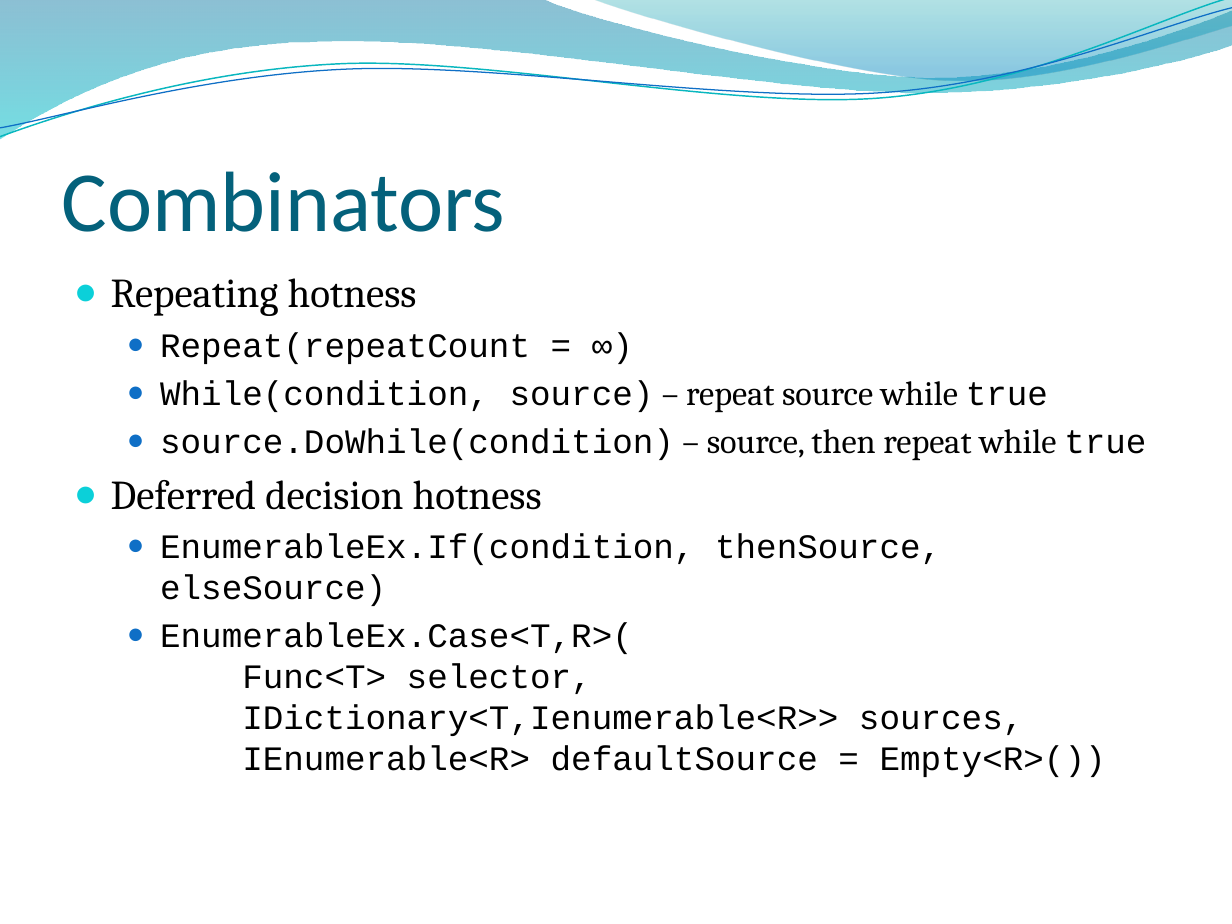
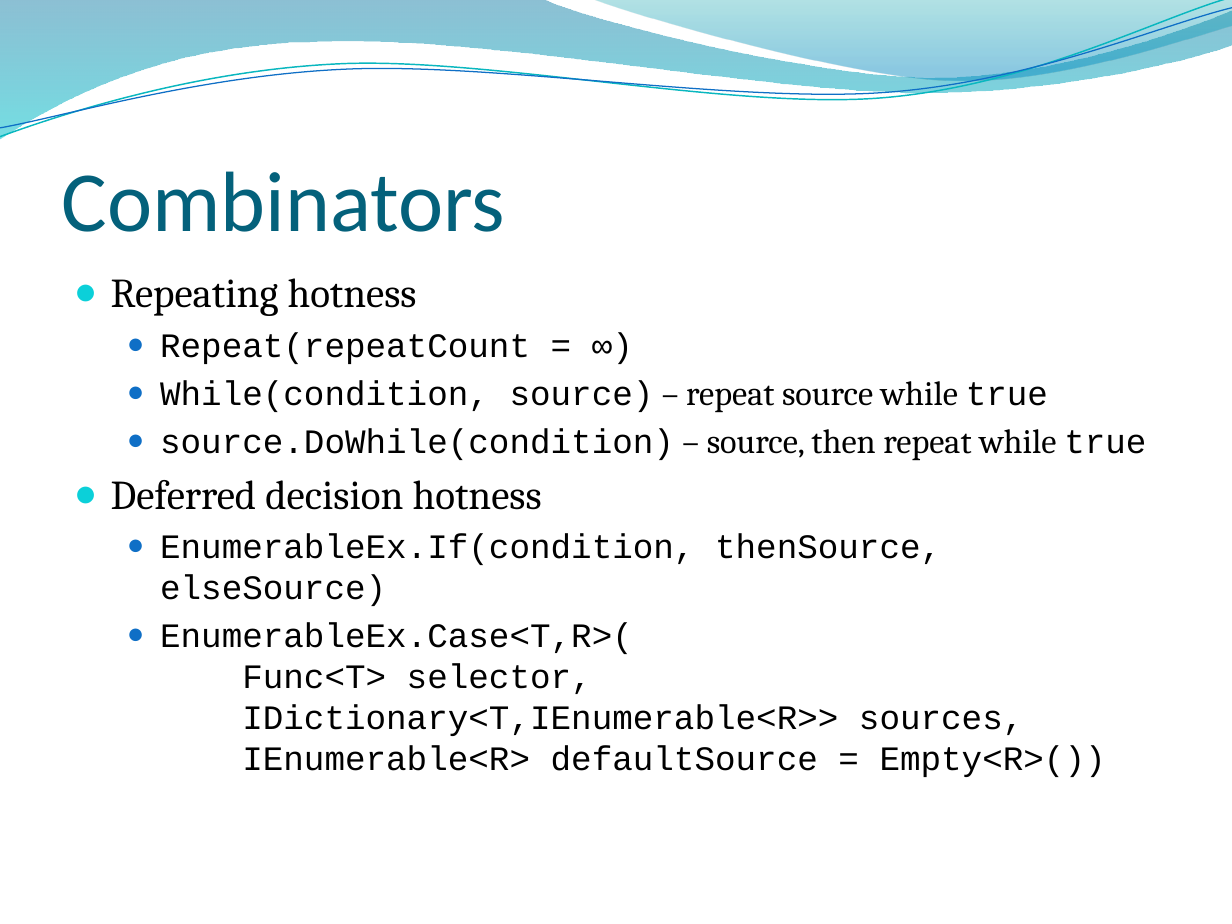
Before and after one commit to dahlbyk/Presentations, a slide deck: slide 14 of LINQ2/KDahlby.201008.STLDODN.LINQ2.pptx. Drawn at 1232x924 pixels with LibreOffice and Linux fonts; fonts in the diff are those of the drawing; background and template pictures are left out. Boxes give left, top, right and bottom in pixels: in the first picture for what was removed or moved away, otherwise in the second. Text is boxed around its words. In the diff, an @@ line names an element or a change of style, - is before the commit and + after.

Commit message:
Fix typo

```diff
--- a/LINQ2/KDahlby.201008.STLDODN.LINQ2.pptx
+++ b/LINQ2/KDahlby.201008.STLDODN.LINQ2.pptx
@@ text at [160,622,1106,777]: text changed @@
-  ● EnumerableEx.Case<T,R>(
-    Func<T> selector,
-    IDictionary<T,Ienumerable<R>> sources,
-    IEnumerable<R> defaultSource = Empty<R>())
+  ● EnumerableEx.Case<T,R>(
+    Func<T> selector,
+    IDictionary<T,IEnumerable<R>> sources,
+    IEnumerable<R> defaultSource = Empty<R>())
```
